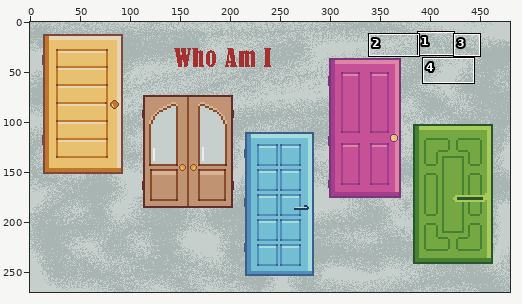
Two versions of one pixel-art file, aseprite/doors.aseprite. Above, an overview of the earlier version with the close-up marked.
Close-up. Before the edit:
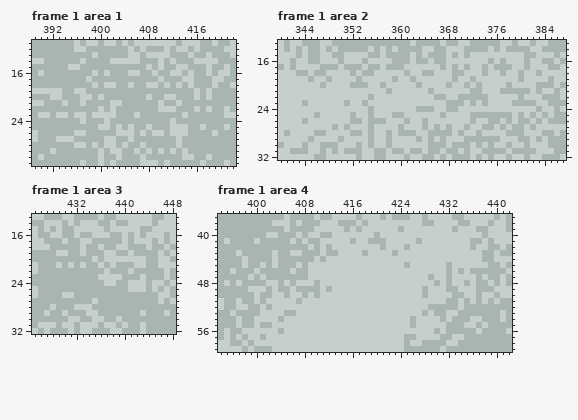
480x270 pixels, 2 frames. Shown: frame 1 area 1: x 389..422, y 11..31; frame 1 area 2: x 340..387, y 13..32; frame 1 area 3: x 425..448, y 13..32; frame 1 area 4: x 394..442, y 37..59. The commit also changed other frames or places, which this record leaves out.
After the commit:
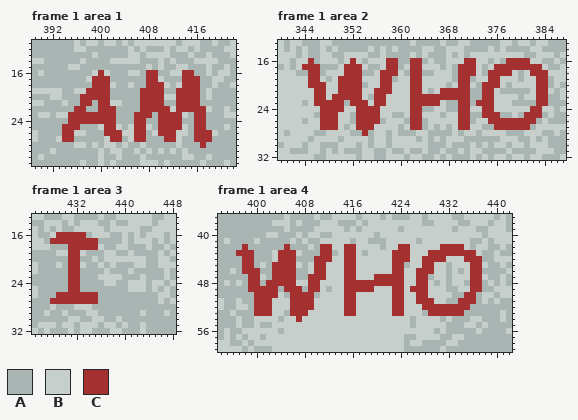
Palette (. is transparent): A #a8b5b2  B #c7cfcc  C #a53030
The exact change:
Changed rows in their new state; - is an unchanged pixel.
Frame 1 area 1, layer "Texts":
first column x 394:
16 ------C-------CC----CC---
17 -----CCC------CC----CCC--
18 -----CCC------CCC---CCC--
19 ----CCCC-----CCCC--CCCC--
20 ---CCCCC-----CCCC--CCCC--
21 ---CC-CC-----CCCC--CCCC--
22 --CC--CCC----CCCCC-CCCCC-
23 -CCCCCCCC---CCC-CCCC--CC-
24 -CCCCCCCC---CC--CCCC--CC-
25 CCC----CC---CC--CCCC--CC-
26 CC-----CCC--CC--CCC---CCC
27 CC------CC--CC---CC---CCC
28 -----------------------C-
Frame 1 area 2, layer "Texts":
first column x 344:
16 -C------C-----CC--CC-------CC-----CCCC---
17 CCC----CCC----CC--CC------CCC---CCCCCCCC-
18 -CC----CCC---CCC--CC------CCC--CCCC---CCC
19 -CC---CCCC---CC---CC------CC---CC------CC
20 -CCC--CCCC---CC---CC------CC--CCC------CC
21 --CC--CCCC--CCC---CC---CCCCC--CC-------CC
22 --CC-CCCCC--CC----CCCCCCCCCC--CC-------CC
23 --CCCCC-CCC-CC----CCCCC---CC-CCC-------CC
24 ---CCCC--CCCC-----CC------CC--CC------CC-
25 ---CCC---CCCC-----CC------CC--CCC----CCC-
26 ---CCC---CCCC-----CC------CC---CCCCCCCC--
27 ---CCC---CCC------CC------CC----CCCCCC---
28 ----------C------------------------------
Frame 1 area 3, layer "Texts":
first column x 428:
16 -CCCCC--
17 CCCCCCCC
18 ---CCCCC
19 ---CC---
20 ---CC---
21 ---CC---
22 ---CC---
23 ---CC---
24 ---CC---
25 ---CC---
26 -CCCCCCC
27 CCCCCCCC
Frame 1 area 4, layer "Texts":
first column x 397:
42 -C------C-----CC--CC-------CC-----CCCC---
43 CCC----CCC----CC--CC------CCC---CCCCCCCC-
44 -CC----CCC---CCC--CC------CCC--CCCC---CCC
45 -CC---CCCC---CC---CC------CC---CC------CC
46 -CCC--CCCC---CC---CC------CC--CCC------CC
47 --CC--CCCC--CCC---CC---CCCCC--CC-------CC
48 --CC-CCCCC--CC----CCCCCCCCCC--CC-------CC
49 --CCCCC-CCC-CC----CCCCC---CC-CCC-------CC
50 ---CCCC--CCCC-----CC------CC--CC------CC-
51 ---CCC---CCCC-----CC------CC--CCC----CCC-
52 ---CCC---CCCC-----CC------CC---CCCCCCCC--
53 ---CCC---CCC------CC------CC----CCCCCC---
54 ----------C------------------------------
Changed places in both close-ups, as pixel boxes (x1, y1, x2, y2):
changed: (62, 70, 212, 148)
changed: (302, 58, 548, 136)
changed: (50, 232, 98, 304)
changed: (236, 244, 482, 322)
